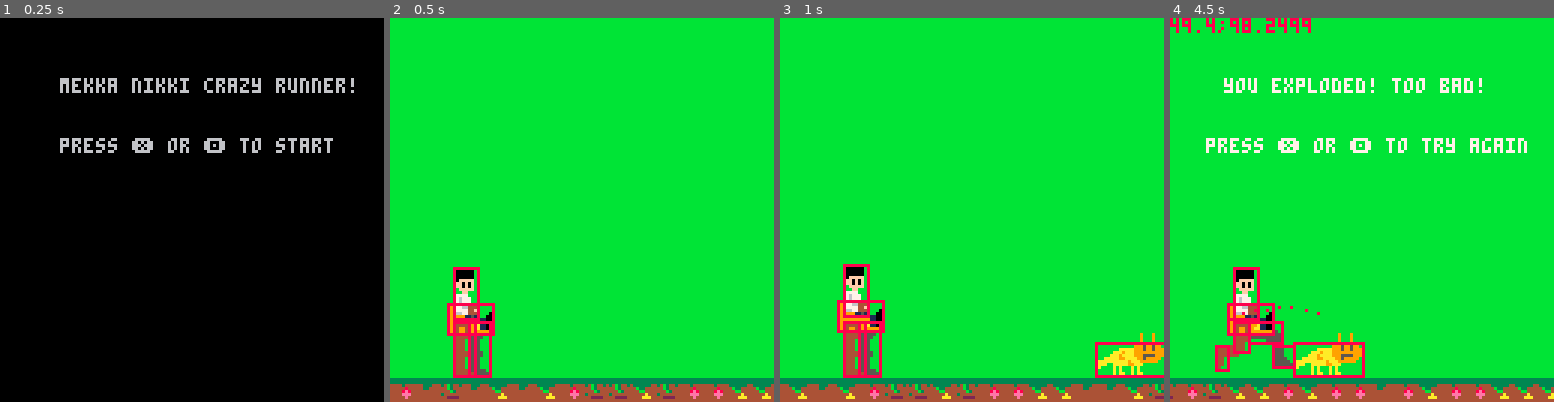
Above: before the commit, frames 1-4 (left to right).
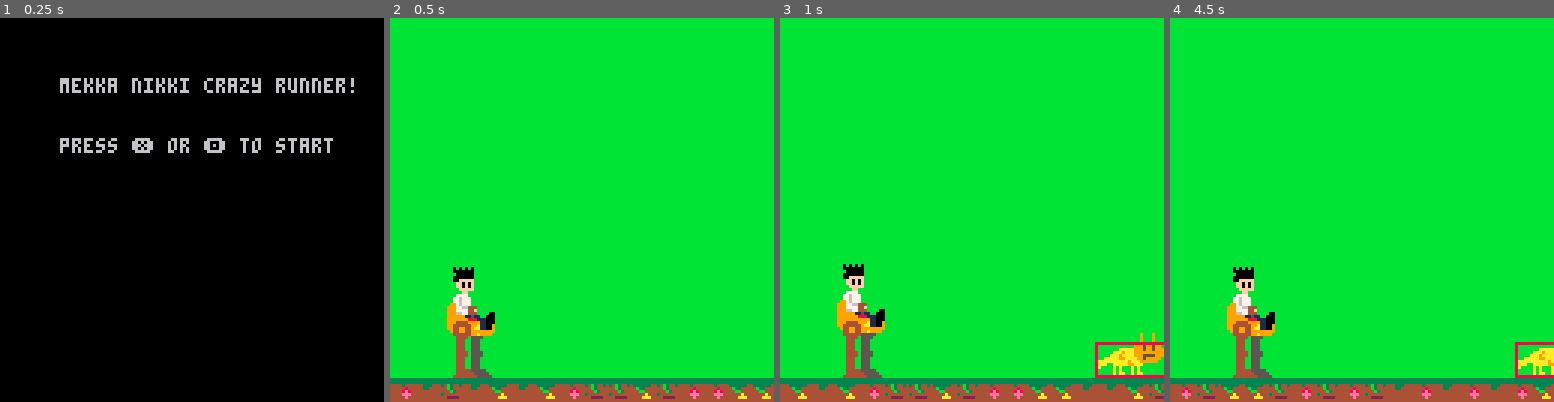
Above: after the commit, the same moments.

Repository: HingeAntoine/MekkaRunner
Game: PICO-8 cartridge mekkarunner.p8
The game is run twice, just before and just after one commit, with the same random seed, the same clock (stepped at 60 frames per second) and the same inputs.
Inputs:
- Up to frame 1 (0.25 s): no input
- Up to frame 2 (0.5 s): tap X (X key) at 0.33 s
- Up to frame 3 (1 s): tap O (Z key) at 0.7 s
- Up to frame 4 (4.5 s): tap X (X key) at 1.07, 1.85, 2.97, 4.08 s; tap O (Z key) every 0.4 s from 1.7 to 4.1 s; hold Up 2.15-2.42 s

Frame 1 is identical in both runs. In frame 2, 1.1% of the frame differs, in the area x 14-28%, y 64-94%; in frame 3, 1.1%; in frame 4, 8.6%, in the area x 0-100%, y 0-100%.

Commit message:
Falling animations added

Diff:
--- a/mekkarunner.p8
+++ b/mekkarunner.p8
@@ -150,6 +150,11 @@
  bodyo=obstacle.create(
   5,{2,3},{bodyh})
 
+ fallingbody=obstacle.create(
+  92,{2,2},{})
+ lyingbody=obstacle.create(
+  75,{4,1},{})
+
  --parts
  local machineh=hitbox.create(
   0,3,15,13)
@@ -330,7 +335,7 @@
  body.frontleg:draw()
 
  --draw hitboxes
- local drawhit = true
+ local drawhit = false
  if drawhit then
   body.body:drawhit()
   foreach(body.mac,
@@ -432,29 +437,18 @@
 end
 
 function animate_fall()
-  --fall_cnt+=1
-
-  --fall_update()
-  rectfill(0,0,127,10,11)
-  print(xmac..";"..ymac,0,0,8)
-  pset(xmac,ymac,8)
-
-  local ybod=0
-
-
-  if ybod > 100 then
-   palt(0,false)
-   palt(11,true)
-   spr(75,50,112,4,1)
-   palt(0,true)
-   palt(11,false)
-   spr(107,66,115)
-   return
-  end
-
-  if ybod >80 then
-  end
-
+
+ body.mac={}
+
+ if ymac > 106 then
+  body.body=real_obst.create(
+   xmac,ymac,lyingbody)
+  return
+ elseif ymac > 90 then
+  body.body=real_obst.create(
+   xmac,ymac,fallingbody)
+  return
+ end
 end
 
 function fall_update()
@@ -497,15 +491,14 @@
   return
  end
 
+ rectfill(0,0,127,127,11)
+
  if end_screen then
   print("you exploded! too bad!",18,20,7)
   print("press ❎ or 🅾️ to try again",
    12,40,7)
-  animate_fall()
-  return
- end
-
- rectfill(0,0,127,127,11)
+ end
+
  draw_background()
  draw_machine()
 
@@ -533,6 +526,7 @@
    fall_cnt=0
   end
   fall_update()
+  animate_fall()
   if btnp(5) or btnp(4) then
    xmac=20
    ymac=100
